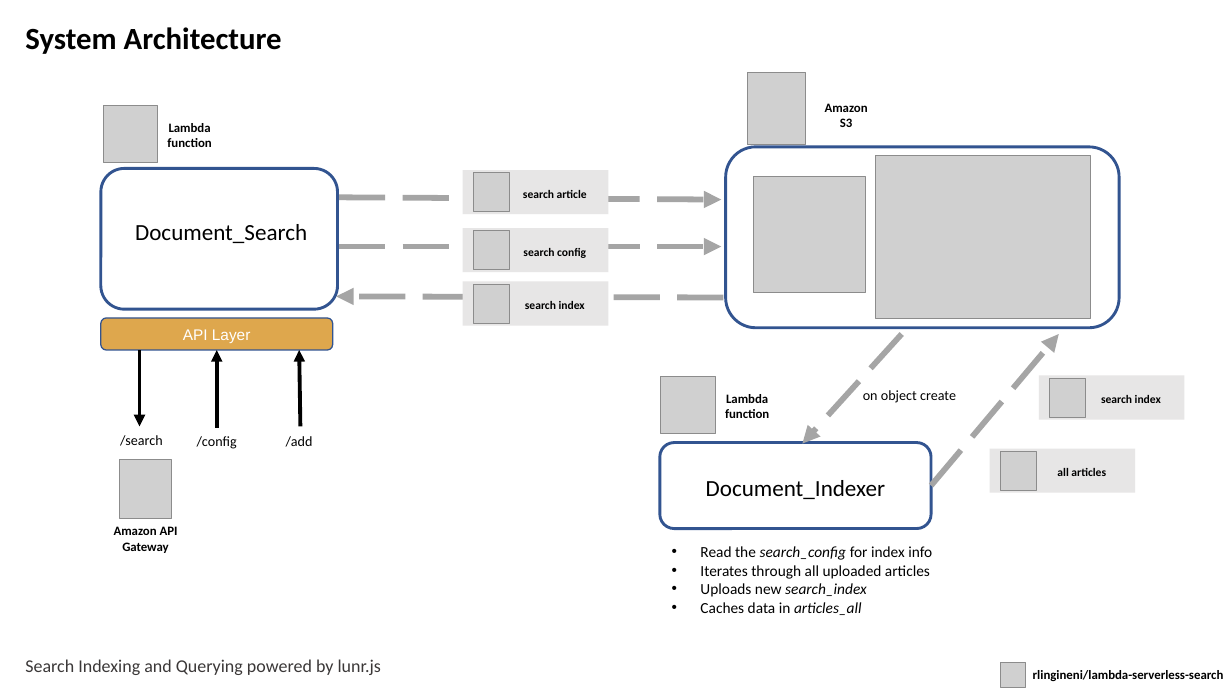
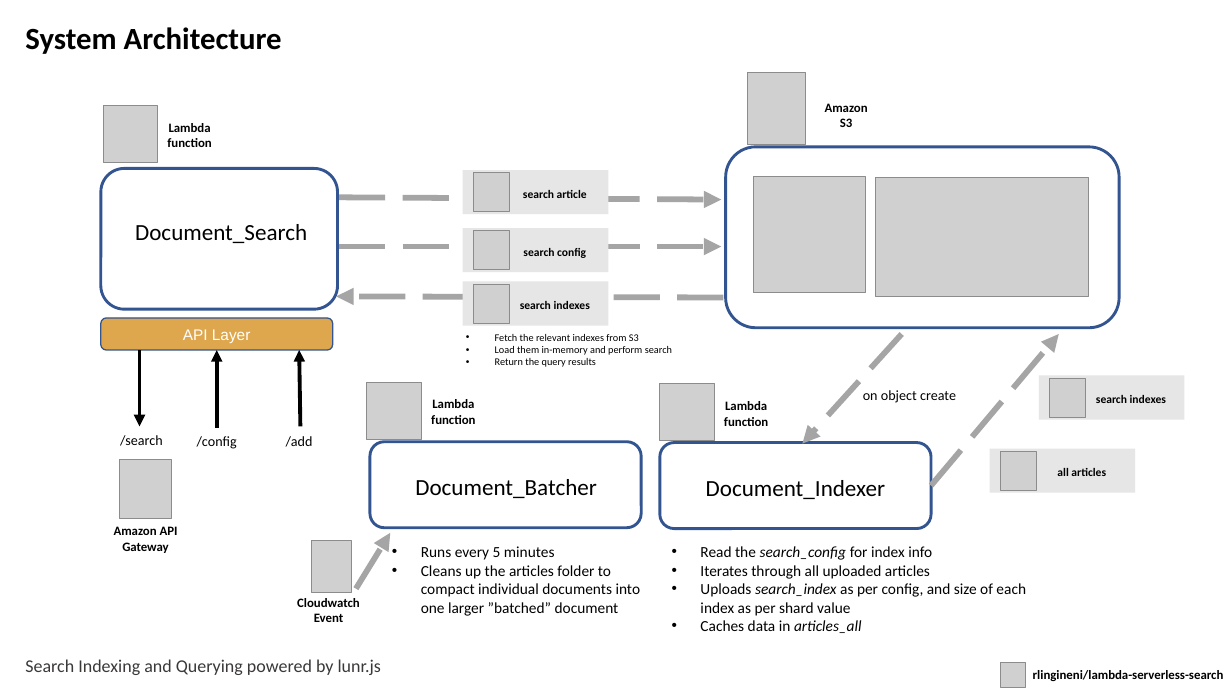
Before and after one commit to rlingineni/Lambda-Serverless-Search, a slide deck: slide 2 of Serverless-Search-Details.pptx. Drawn at 1232x693 pixels with LibreOffice and Linux fonts; fonts in the diff are those of the drawing; grey boxes stand for pictures. Boxes give left, top, right and bottom in pixels: in the first picture for what was removed or moved away, otherwise in the second. Text is boxed around its words. In the diff, an @@ line names an element or a change of style, - is before the commit and + after.

Commit message:
updated powerpoint

```diff
--- a/Serverless-Search-Details.pptx
+++ b/Serverless-Search-Details.pptx
@@ picture: place and size @@
-picture at box(876, 155, 1092, 318)
+picture at box(876, 177, 1089, 297)
@@ text at box(520, 301, 590, 309): text changed @@
-search index
+search indexes
@@ text added at box(495, 334, 672, 367), 8 pt, text #000000 @@
+• Fetch the relevant indexes from S3
+• Load them in-memory and perform search
+• Return the query results
@@ picture added at box(367, 382, 421, 439) @@
@@ picture: place and size @@
-picture at box(661, 376, 715, 433)
+picture at box(660, 384, 714, 441)
@@ text added at box(431, 399, 475, 424), 10 pt, text #000000, bold @@
+Lambda function
@@ text "Lambda function": place and size @@
-text "Lambda function" at box(725, 394, 769, 418)
+text "Lambda function" at box(724, 401, 768, 426)
@@ text at box(1096, 395, 1166, 403): text changed @@
-search index
+search indexes
@@ rounded rectangle added at box(370, 442, 641, 528), outline #325491 2.25 pt @@
@@ text added at box(415, 479, 597, 498), 18 pt, text #000000 @@
+Document_Batcher
@@ arrow added from (356, 589) to (390, 533), #A5A5A5 4.5 pt dashed @@
@@ picture added at box(311, 541, 351, 592) @@
@@ text added at box(421, 546, 641, 616), 12 pt, text #000000 @@
+• Runs every 5 minutes
+• Cleans up the articles folder to compact individual documents into one larger ”batched” document
@@ text added at box(297, 598, 360, 622), 10 pt, text #000000, bold @@
+Cloudwatch Event
@@ text at box(700, 583, 1026, 616): text changed; italic off @@
-• Uploads new search_index
+• Uploads search_index as per config, and size of each index as per shard value
```
Also in this commit, not shown: 2 slides added, 4 other files.
